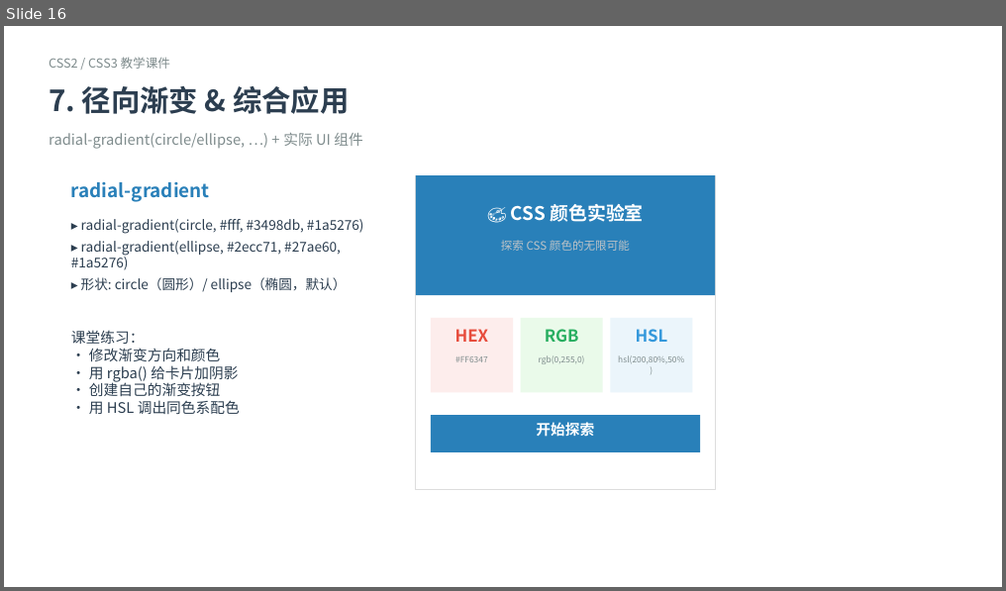
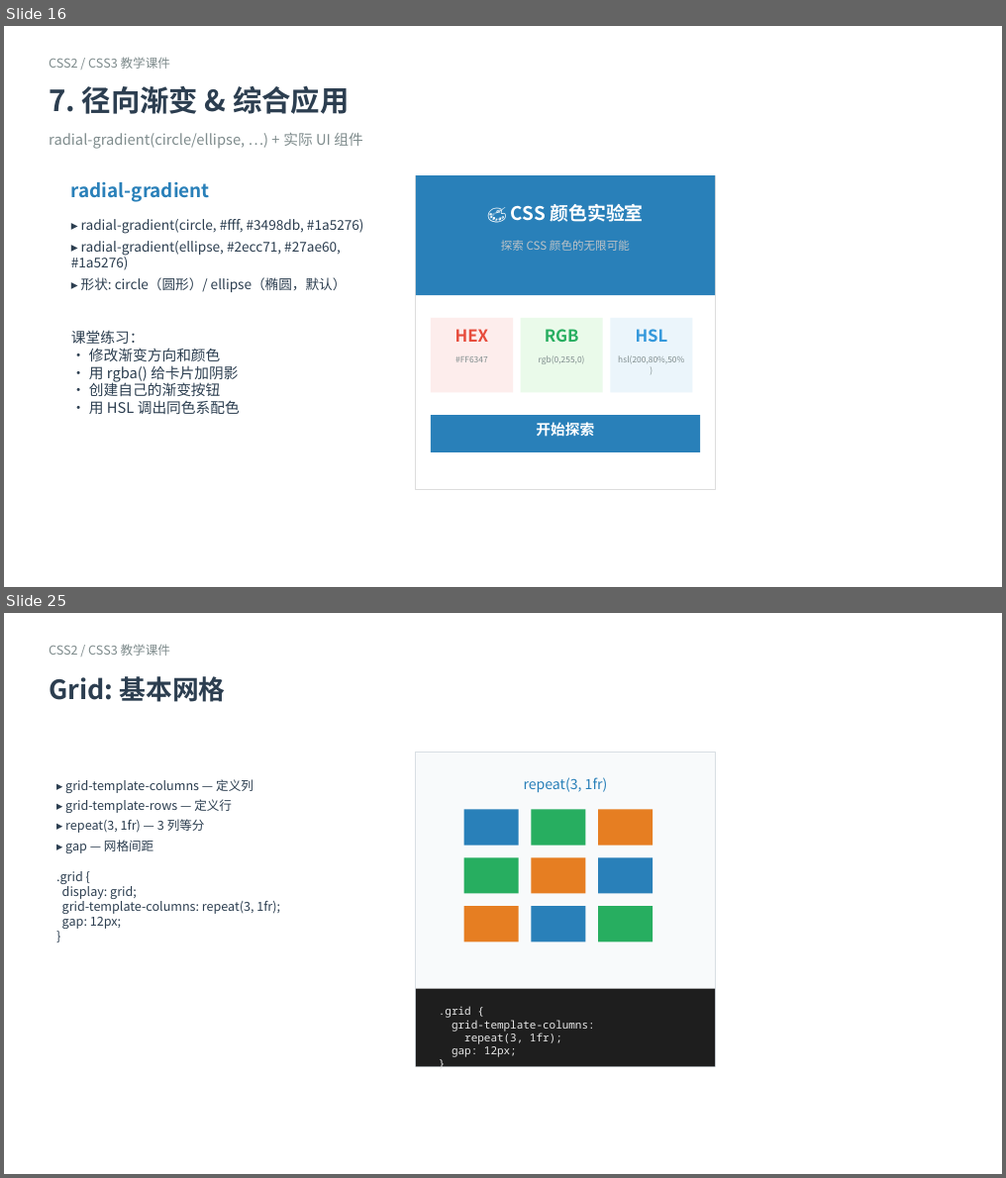
Before and after one commit to cxsun123/frontend-tutorial, a slide deck: CSS2_CSS3.pptx. Shown one above the other, each under a label of ours: slide 16 before the commit, slides 16 and 25 after it; the slides between them are not shown. The pictures are 1006x591 and 1006x1178 pixels, drawn with LibreOffice and Linux fonts; fonts in the diff are those of the drawing. Boxes give left, top, right and bottom in pixels: in the first picture for what was removed or moved away, otherwise in the second. Text is boxed around its words. In the diff, an @@ line names an element or a change of style, - is before the commit and + after.

Commit message:
feat: add TypeScript examples, syntax highlighting, and Docker support
- Added 7 TypeScript demo files with syntax highlighting (01-07)
- Added HTML versions of TS examples with Highlight.js
- Added CSS3 enhanced examples (08-css3.html)
- Updated CSS examples (04-layout, 05-flex-grid, 06-responsive, 07-effects)
- Added TypeScript_Introduction.pptx
- Added Dockerfile and .dockerignore for deployment
- Updated README with Bun/Python/Docker instructions
- Fixed example-playground.js getInlineStyles() to exclude head styles
- Updated index.html with TypeScript card

```diff
--- a/CSS2_CSS3.pptx
+++ b/CSS2_CSS3.pptx
@@ slide 25 added at (4,613,1002,1174), background #FFFFFF @@
@@ text added at (49,644,170,656), 12 pt, text #7F8C8D @@
+CSS2 / CSS3 教学课件
@@ text added at (49,676,225,702), 25.5 pt, text #2C3E50, bold @@
+Grid: 基本网格
@@ rectangle added at (416,752,715,1066), fill #F8FAFB, outline #D8DEE3 0.9 pt @@
@@ text added at (56,779,280,929), 12 pt, text #2C3E50 @@
+▸ grid-template-columns — 定义列
+▸ grid-template-rows — 定义行
+▸ repeat(3, 1fr) — 3 列等分
+▸ gap — 网格间距
+.grid {
+display: grid;
+grid-template-columns: repeat(3, 1fr);
+gap: 12px;
+}
@@ text added at (524,777,608,793), 13.5 pt, text #2980B9 @@
+repeat(3, 1fr)
@@ rectangle added at (464,809,519,845), fill #2980B9 @@
@@ rectangle added at (531,809,586,845), fill #27AE60 @@
@@ rectangle added at (598,809,653,845), fill #E67E22 @@
@@ rectangle added at (464,858,519,894), fill #27AE60 @@
@@ rectangle added at (531,858,586,894), fill #E67E22 @@
@@ rectangle added at (598,858,653,894), fill #2980B9 @@
@@ rectangle added at (464,906,519,943), fill #E67E22 @@
@@ rectangle added at (531,906,586,943), fill #2980B9 @@
@@ rectangle added at (598,906,653,943), fill #27AE60 @@
@@ rectangle added at (416,989,715,1066), fill #1E1E1E @@
@@ text added at (439,1006,595,1058), 10.5 pt, text #E8E8E8 @@
+.grid {
+grid-template-columns:
+repeat(3, 1fr);
+gap: 12px;
+}
```
Also in this commit, not shown: 57 other slides added, 49 other files.
